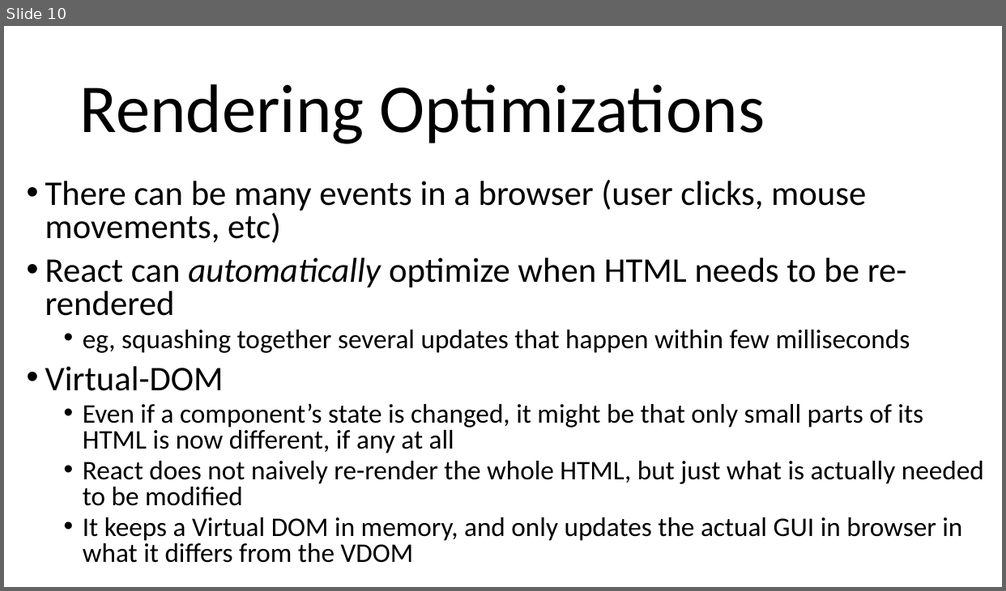
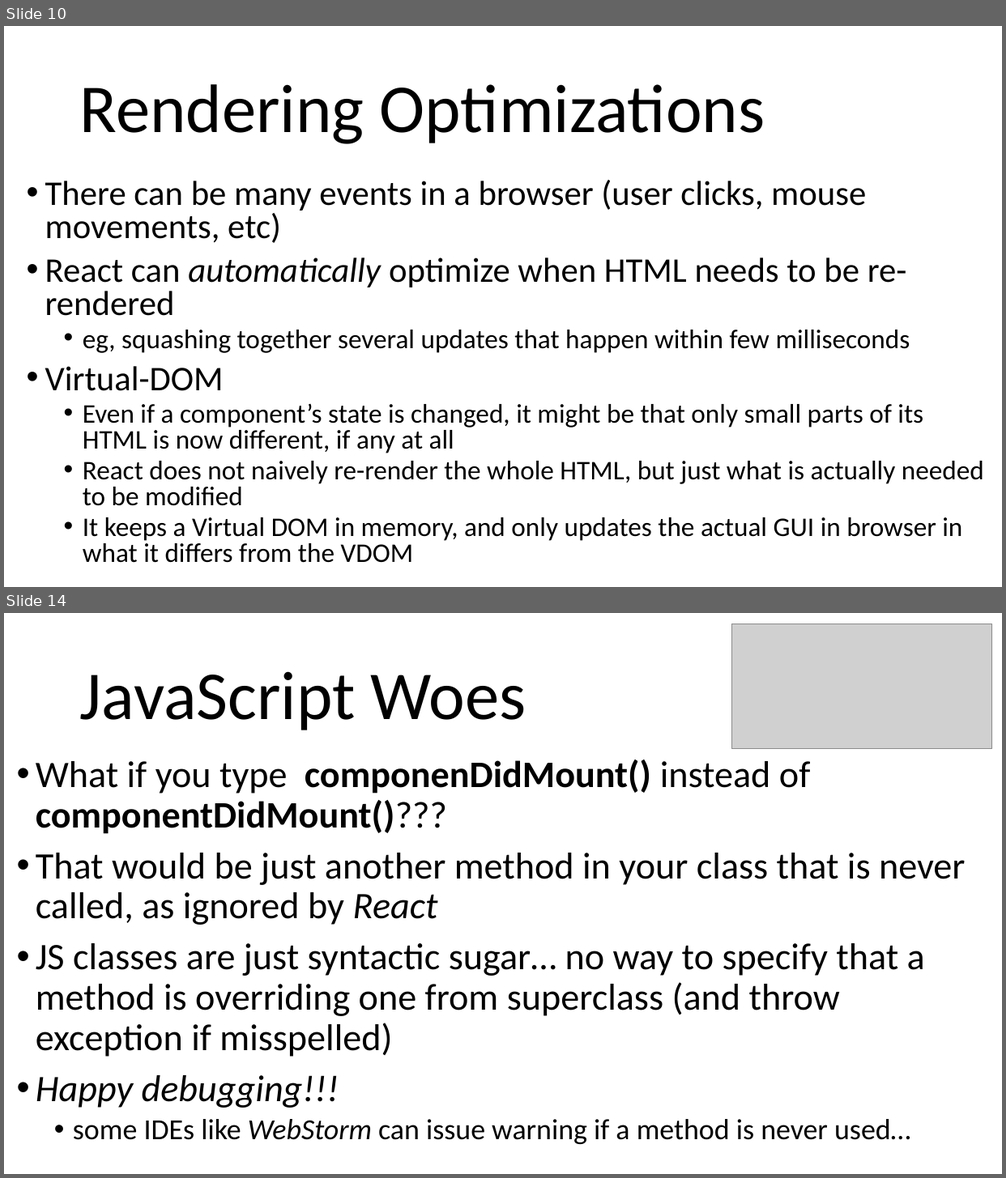
Before and after one commit to arcuri82/web_development_and_api_design, a slide deck: docs/slides/lesson_03.pptx. Shown one above the other, each under a label of ours: slide 10 before the commit, slides 10 and 14 after it; the slides between them are not shown. The pictures are 1006x591 and 1006x1178 pixels, drawn with LibreOffice and Linux fonts; fonts in the diff are those of the drawing; grey boxes stand for pictures. Boxes give left, top, right and bottom in pixels: in the first picture for what was removed or moved away, otherwise in the second. Text is boxed around its words. In the diff, an @@ line names an element or a change of style, - is before the commit and + after.

```diff
--- a/docs/slides/lesson_03.pptx
+++ b/docs/slides/lesson_03.pptx
@@ slide 14 added at (4,613,1002,1174), background #FFFFFF @@
@@ picture added at (732,624,992,748) @@
@@ title added at (80,671,526,730), 66 pt, text #000000 @@
+JavaScript Woes
@@ text added at (36,760,965,1144), 36 pt, text #000000 @@
+• What if you type componenDidMount() instead of componentDidMount()???
+• That would be just another method in your class that is never called, as ignored by React
+• JS classes are just syntactic sugar… no way to specify that a method is overriding one from superclass (and throw exception if misspelled)
+• Happy debugging!!!
+  • some IDEs like WebStorm can issue warning if a method is never used…
```
Also in this commit, not shown: 3 slides changed, 3 other slides added, 1 other file.
